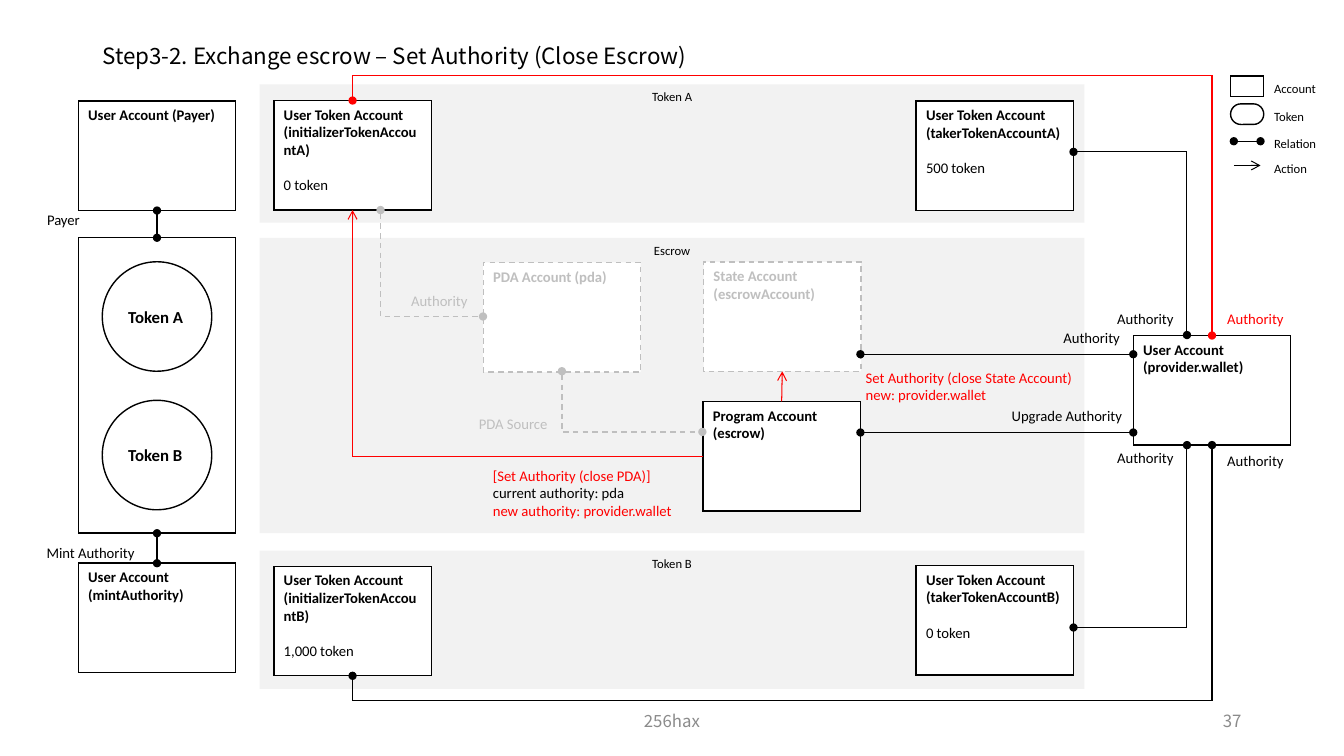
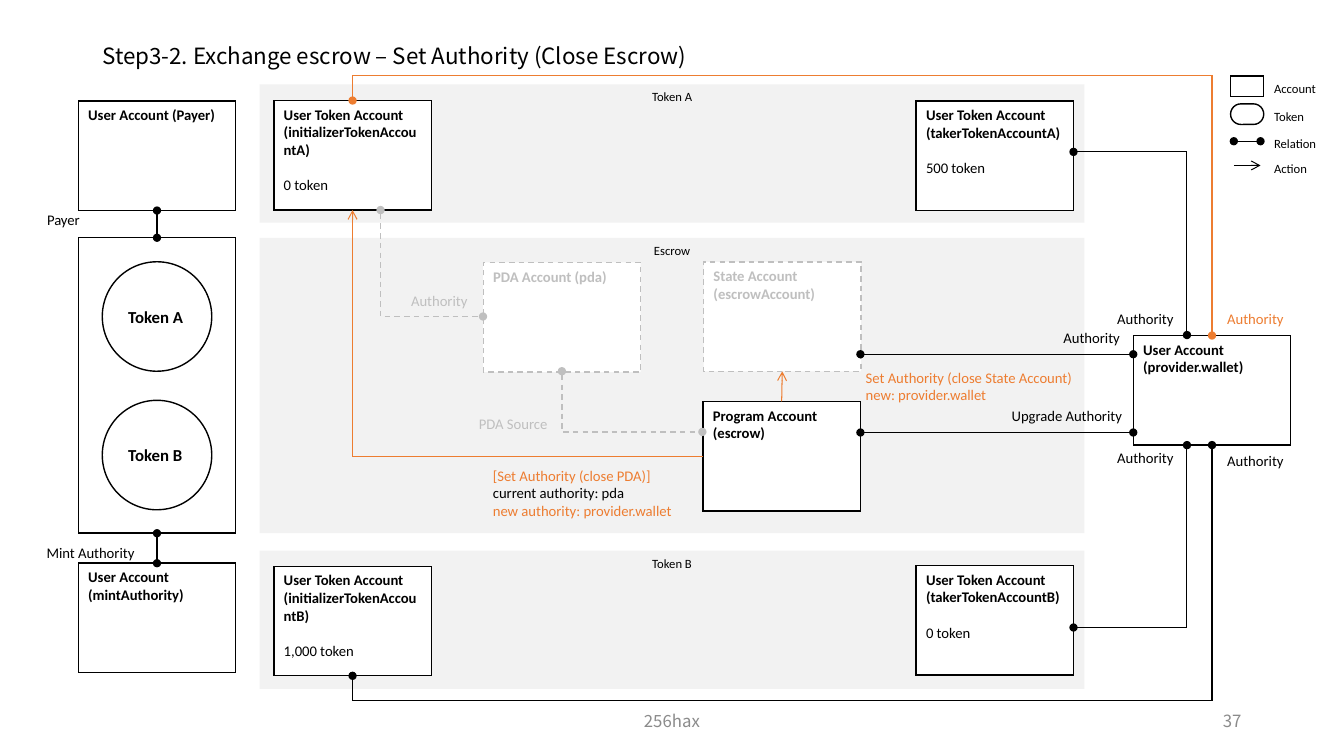
Before and after one commit to SmartGru25/Solana-React-Minimal, a slide deck: slide 38 of docs/Solana_Blockchain_Outline_Figure.pptx. Drawn at 1344x756 pixels with LibreOffice and Linux fonts; fonts in the diff are those of the drawing. Boxes give left, top, right and bottom in pixels: in the first picture for what was removed or moved away, otherwise in the second. Text is boxed around its words. In the diff, an @@ line names an element or a change of style, - is before the commit and + after.

```diff
--- a/docs/Solana_Blockchain_Outline_Figure.pptx
+++ b/docs/Solana_Blockchain_Outline_Figure.pptx
@@ elbow double arrow (1212, 336) - (353, 101): stroke #FF0000 0.75 pt to #ED7D31 0.75 pt @@
@@ elbow arrow (353, 210) - (703, 457): stroke #FF0000 0.75 pt to #ED7D31 0.75 pt @@
@@ text "Authority" at [1227, 313, 1283, 327]: text colour #FF0000 to #ED7D31 @@
@@ arrow (782, 371) - (782, 401): stroke #FF0000 0.75 pt to #ED7D31 0.75 pt @@
@@ text "Set Authority (close State Account)" at [866, 372, 1072, 403]: text colour #FF0000 to #ED7D31 @@
@@ text at [493, 470, 672, 519]: text colour #FF0000 to #ED7D31 in "[Set Authority (close PDA)]", "new authority: provider.wallet" @@
```
Also in this commit, not shown: 6 other slides changed, 2 slides added.
